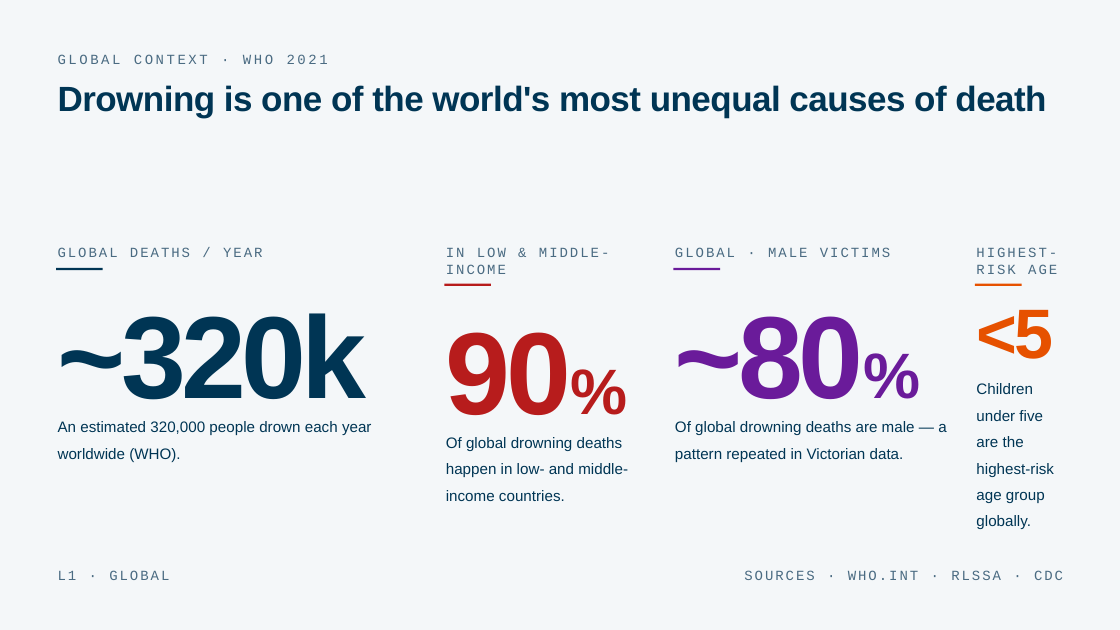
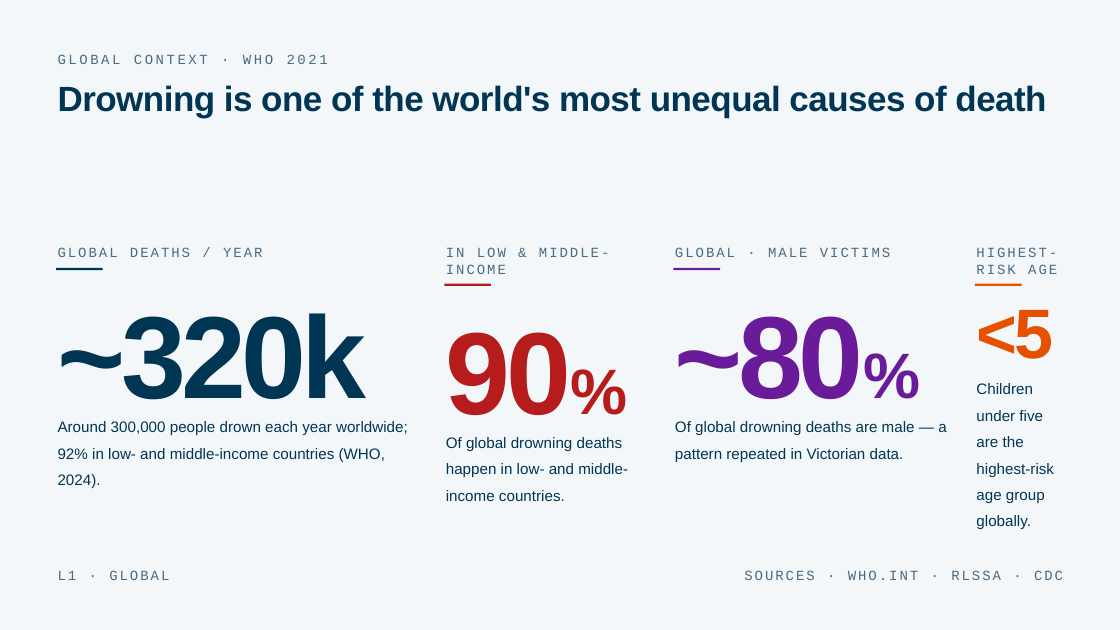
Before and after one commit to Emilie-Harrison/swim-water-safety, a slide deck: slide 9 of Swim-Water-Safety_Years_9-10.pptx. Drawn at 1120x630 pixels with LibreOffice and Linux fonts; fonts in the diff are those of the drawing. Boxes give left, top, right and bottom in pixels: in the first picture for what was removed or moved away, otherwise in the second. Text is boxed around its words. In the diff, an @@ line names an element or a change of style, - is before the commit and + after.

```diff
--- a/Swim-Water-Safety_Years_9-10.pptx
+++ b/Swim-Water-Safety_Years_9-10.pptx
@@ text at bbox=[58, 421, 408, 462]: text changed @@
-An estimated 320,000 people drown each year worldwide (WHO).
+Around 300,000 people drown each year worldwide; 92% in low- and middle-income countries (WHO, 2024).
```
Also in this commit, not shown: 10 other slides changed, 1 slide added, 29 other files.
